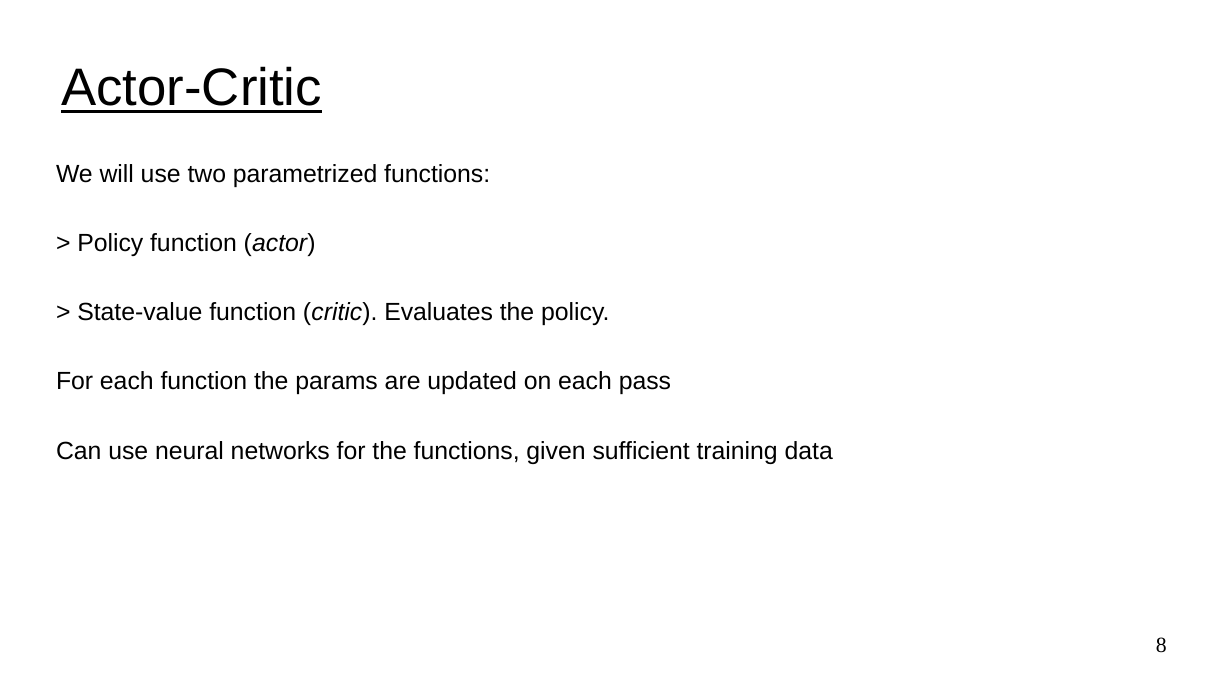
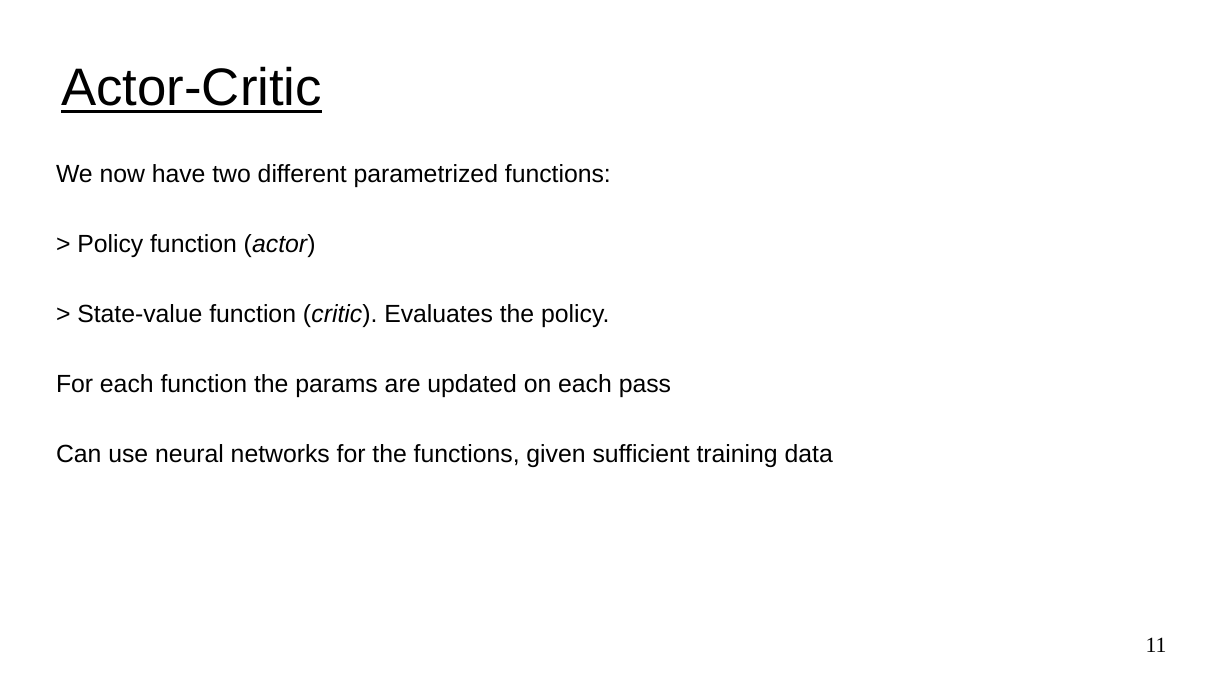
Before and after one commit to UVADS/reinforcement_learning, a slide deck: slide 11 of 08_policy_gradients_extensions/policy_gradients_extensions.ppt (slide 8 before the commit). Drawn at 1232x693 pixels with LibreOffice and Linux fonts; fonts in the diff are those of the drawing. Boxes give left, top, right and bottom in pixels: in the first picture for what was removed or moved away, otherwise in the second. Text is boxed around its words. In the diff, an @@ line names an element or a change of style, - is before the commit and + after.

```diff
--- a/08_policy_gradients_extensions/policy_gradients_extensions.ppt
+++ b/08_policy_gradients_extensions/policy_gradients_extensions.ppt
@@ text at box(56, 164, 611, 187): text changed @@
-We will use two parametrized functions:
+We now have two different parametrized functions:
@@ page number at box(1146, 637, 1167, 652): text changed @@
-8
+11
```
Also in this commit, not shown: 6 other slides changed, 3 slides added, 1 other file.
